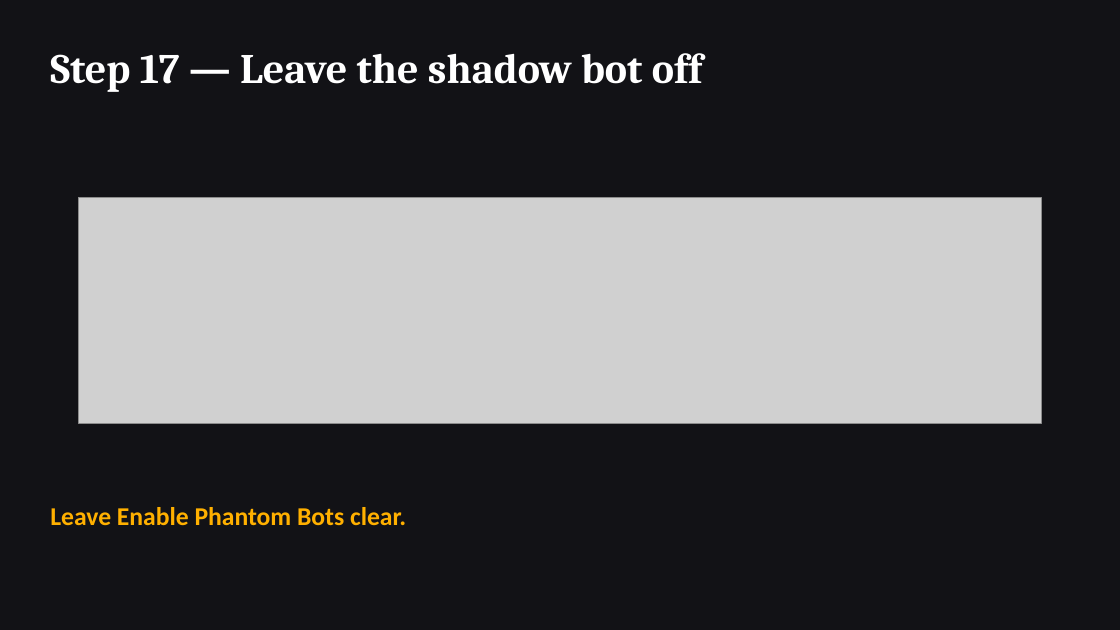
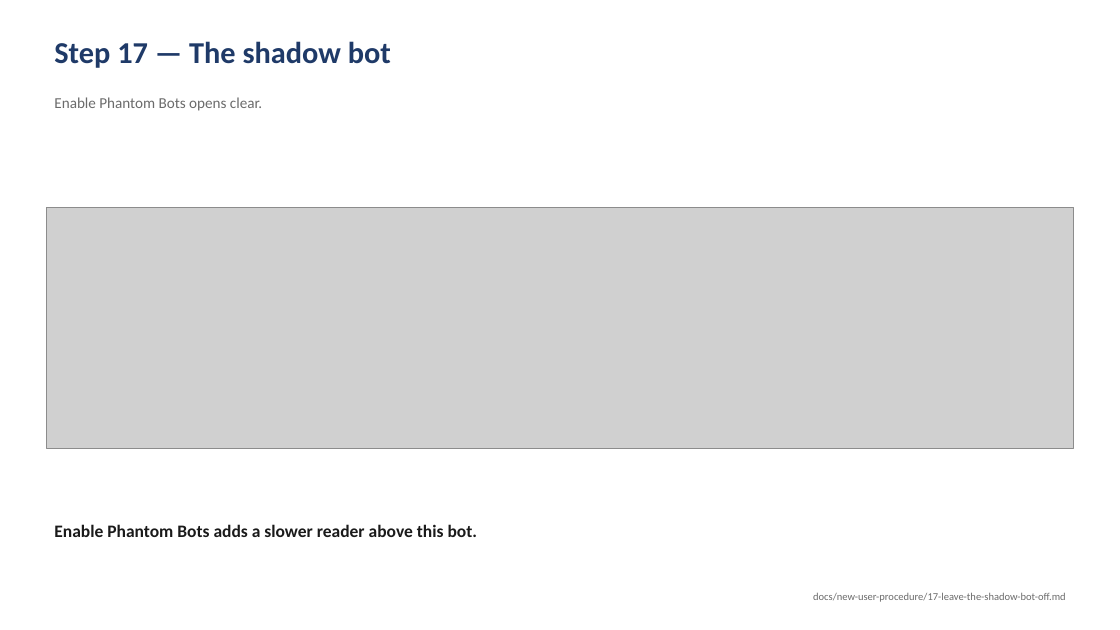
Before and after one commit to Acervator-LLC/ACERVATOR, a slide deck: slide 17 of docs/new-user-procedure/New-User-Procedure.pptx. Drawn at 1120x630 pixels with LibreOffice and Linux fonts; fonts in the diff are those of the drawing; grey boxes stand for pictures. Boxes give left, top, right and bottom in pixels: in the first picture for what was removed or moved away, otherwise in the second. Text is boxed around its words. In the diff, an @@ line names an element or a change of style, - is before the commit and + after.

```diff
--- a/docs/new-user-procedure/New-User-Procedure.pptx
+++ b/docs/new-user-procedure/New-User-Procedure.pptx
@@ background #121216 to #FFFFFF @@
@@ text at [54,41,391,68]: text changed; size 36 to 26 pt; font Cambria to Calibri; text colour #FFFFFF to #1F3A68 @@
-Step 17 — Leave the shadow bot off
+Step 17 — The shadow bot
@@ text at [54,97,262,111]: text changed; size 22 to 13 pt; text colour #FFB000 to #6B6B6B; bold off @@
-Leave Enable Phantom Bots clear.
+Enable Phantom Bots opens clear.
@@ picture: place and size @@
-picture at [79,198,1042,424]
+picture at [46,208,1074,449]
@@ text added at [54,524,478,537], 15 pt, text #1A1A1A, bold @@
+Enable Phantom Bots adds a slower reader above this bot.
@@ text added at [813,593,1066,602], 9 pt, text #6B6B6B @@
+docs/new-user-procedure/17-leave-the-shadow-bot-off.md
```
Also in this commit, not shown: 26 other slides changed, 2 other files.
